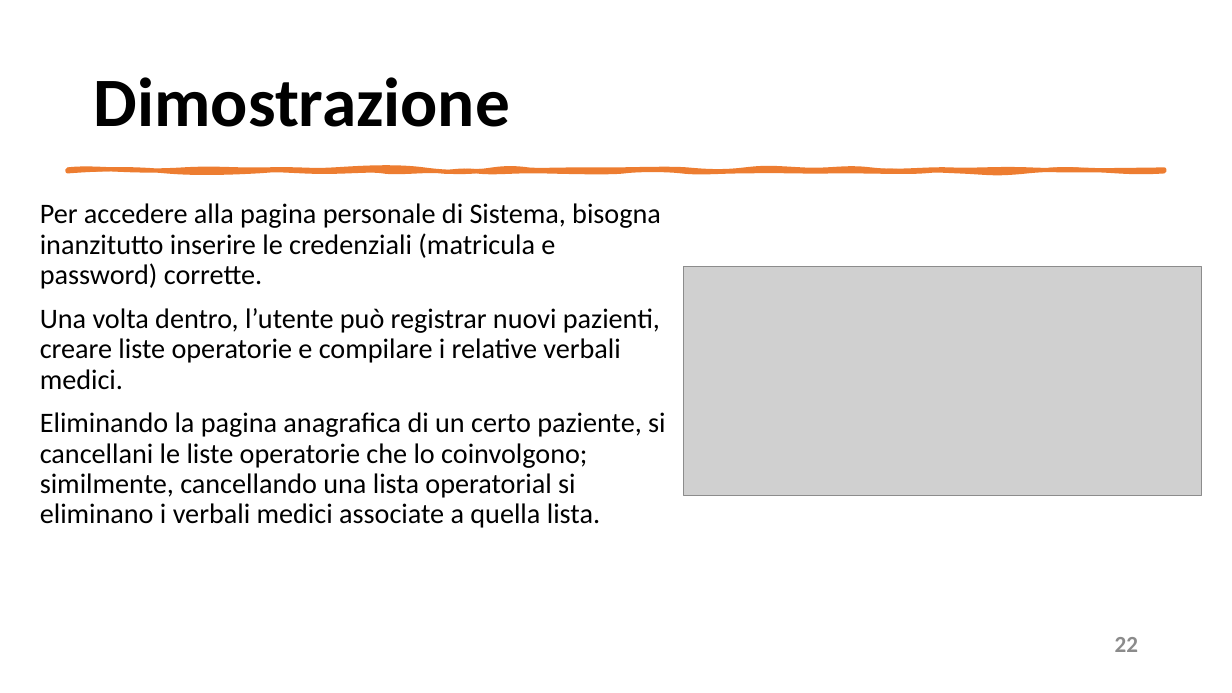
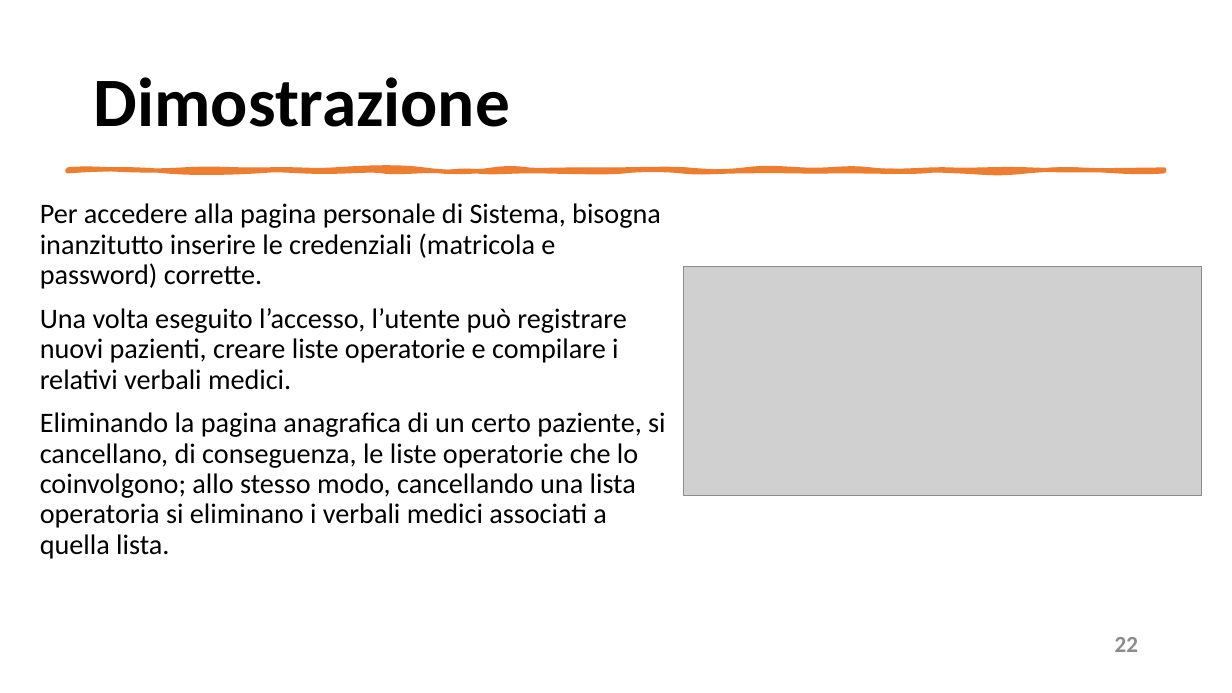
Before and after one commit to mangilimatteo/Progetto_Ingegneria_Software_Cattaneo_Mangili_Saini, a slide deck: slide 22 of Presentazione/Presentazione_Progetto.pptx. Drawn at 1232x693 pixels with LibreOffice and Linux fonts; fonts in the diff are those of the drawing; grey boxes stand for pictures. Boxes give left, top, right and bottom in pixels: in the first picture for what was removed or moved away, otherwise in the second. Text is boxed around its words. In the diff, an @@ line names an element or a change of style, - is before the commit and + after.

```diff
--- a/Presentazione/Presentazione_Progetto.pptx
+++ b/Presentazione/Presentazione_Progetto.pptx
@@ text at bbox=[40, 203, 665, 559]: text changed @@
-Per accedere alla pagina personale di Sistema, bisogna inanzitutto inserire le credenziali (matricula e password) corrette.
-Una volta dentro, l’utente può registrar nuovi pazienti, creare liste operatorie e compilare i relative verbali medici.
-Eliminando la pagina anagrafica di un certo paziente, si cancellani le liste operatorie che lo coinvolgono; similmente, cancellando una lista operatorial si eliminano i verbali medici associate a quella lista.
+Per accedere alla pagina personale di Sistema, bisogna inanzitutto inserire le credenziali (matricola e password) corrette.
+Una volta eseguito l’accesso, l’utente può registrare nuovi pazienti, creare liste operatorie e compilare i relativi verbali medici.
+Eliminando la pagina anagrafica di un certo paziente, si cancellano, di conseguenza, le liste operatorie che lo coinvolgono; allo stesso modo, cancellando una lista operatoria si eliminano i verbali medici associati a quella lista.
```
Also in this commit, not shown: 8 other slides changed, 1 slide added.
